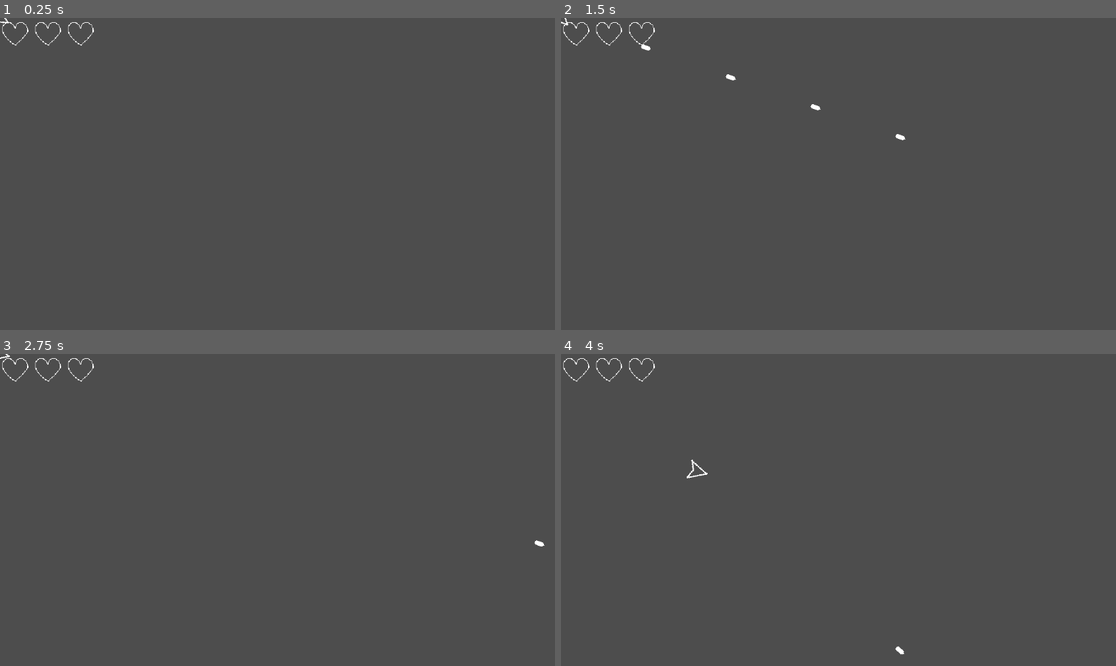
Above: before the commit, frames 1-4 (two rows, left to right).
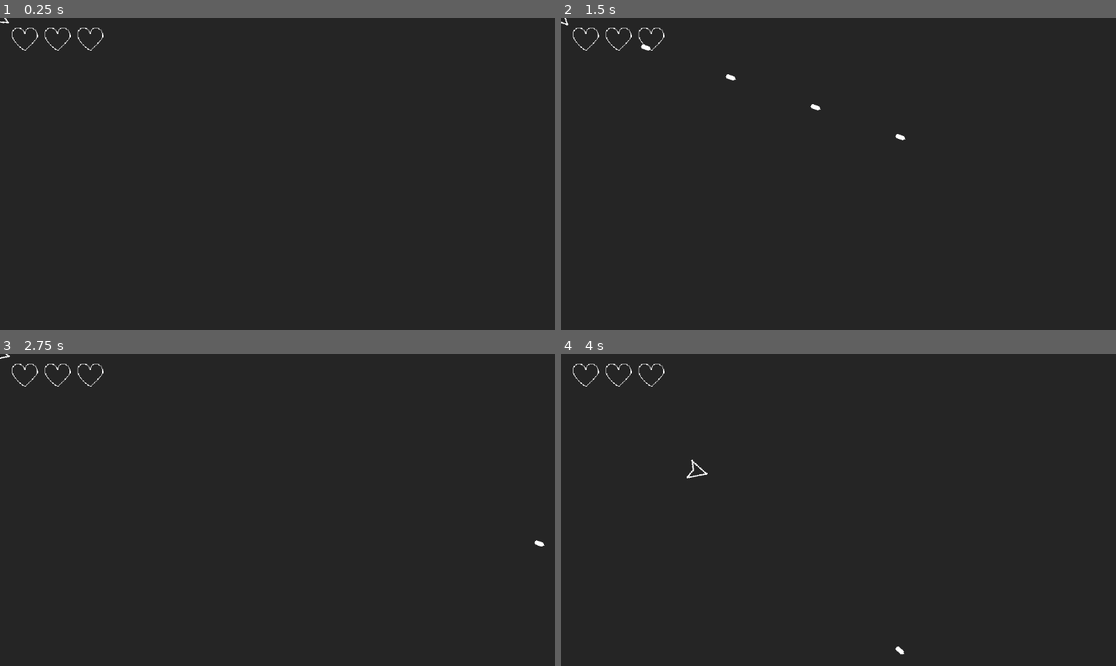
Above: after the commit, the same moments.

Repository: gwak-amole/atari-asteroids-knockoff
Game: Godot game, scene res://scenes/main.tscn
Same seed, same stepped clock (60 frames per second), same inputs: the game is played once before the commit and once after it. The project has no main scene, so this scene is started directly.
Inputs (mouse positions are in pixels of both pictures, inside the frame that each line leads up to):
- Up to frame 1 (0.25 s): no input
- Up to frame 2 (1.5 s): tap Enter at 0.5 s; move the mouse to (960, 158) at 0.52 s; hold Right 0.53-1.28 s; hold X (fire) 0.53-1.28 s; move the mouse to (727, 189) at 1.27 s; hold Down from 1.28 s (still down); tap Alt at 1.35 s
- Up to frame 3 (2.75 s): move the mouse to (333, 441) at 2.02 s; release Down at 2.03 s; hold Right from 2.03 s (still down); tap Shift at 2.1 s
- Up to frame 4 (4 s): move the mouse to (810, 572) at 2.77 s; release Right at 2.78 s; hold Z (thrust) 2.78-3.53 s; tap X (fire) at 2.85 s; move the mouse to (1005, 556) at 3.52 s; hold Left from 3.53 s (still down); tap Alt at 3.6 s

The runs differ from the first frame. In frame 1, 100% of the frame differs, in the area x 0-100%, y 0-100%; in frame 2, 100%; in frame 3, 100%; in frame 4, 100%.

Commit message:
changed background color to be darker

Diff:
--- a/scenes/main.tscn
+++ b/scenes/main.tscn
@@ -11,6 +11,11 @@
 [ext_resource type="Script" path="res://scripts/game_controller.gd" id="9_dlu6t"]
 
 [node name="main" type="Node2D"]
+
+[node name="ColorRect" type="ColorRect" parent="."]
+offset_right = 1153.0
+offset_bottom = 648.0
+color = Color(0.145868, 0.145868, 0.145868, 1)
 
 [node name="player" parent="." instance=ExtResource("1_qnapj")]
 
@@ -49,8 +54,10 @@
 
 [node name="HBoxContainer" type="HBoxContainer" parent="Control"]
 layout_mode = 0
-offset_right = 127.0
-offset_bottom = 40.0
+offset_left = 20.0
+offset_top = 11.0
+offset_right = 220.0
+offset_bottom = 75.0
 
 [node name="heart" type="TextureRect" parent="Control/HBoxContainer"]
 texture_filter = 1
